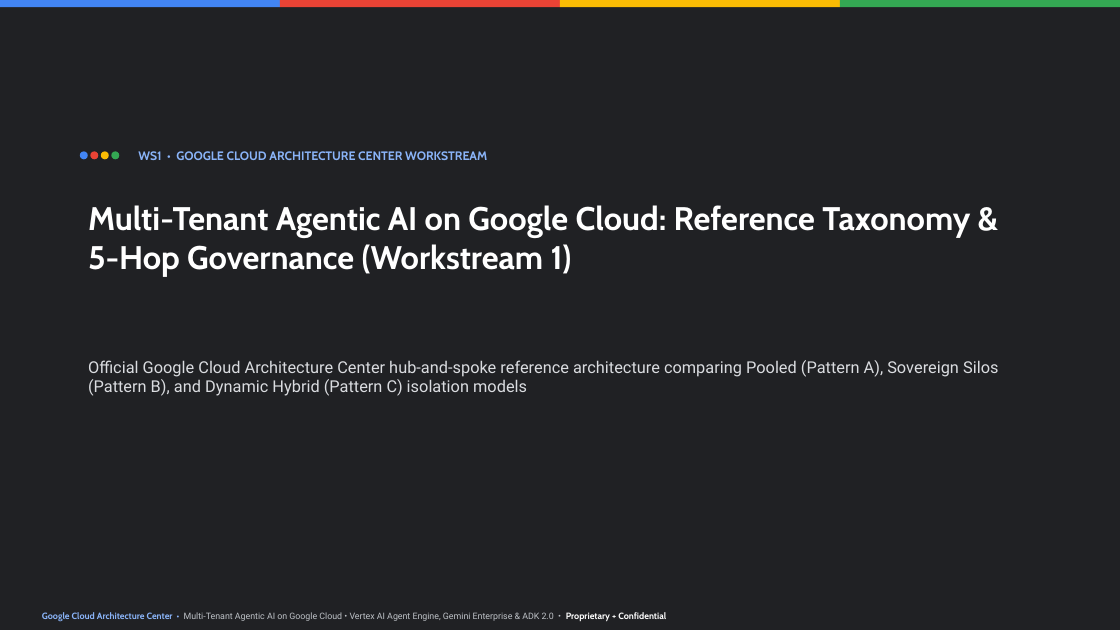
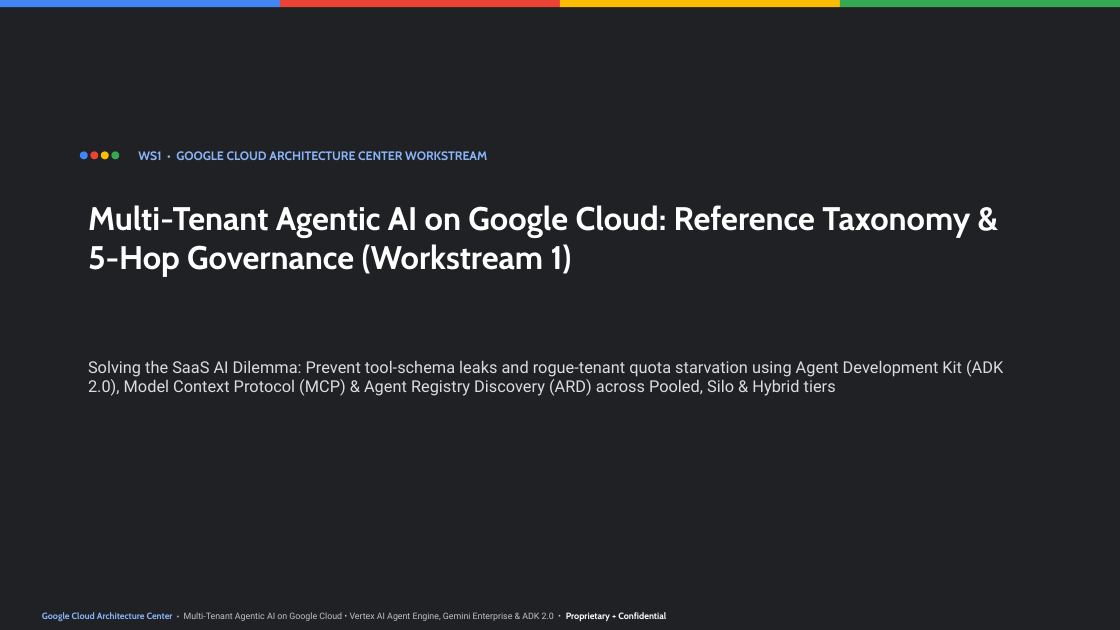
Before and after one commit to nitinaggarwal-12/blogs, a slide deck: slide 3 of slides/doc-mt-06-editable-slides.pptx. Drawn at 1120x630 pixels with LibreOffice and Linux fonts; fonts in the diff are those of the drawing. Boxes give left, top, right and bottom in pixels: in the first picture for what was removed or moved away, otherwise in the second. Text is boxed around its words. In the diff, an @@ line names an element or a change of style, - is before the commit and + after.

```diff
--- a/slides/doc-mt-06-editable-slides.pptx
+++ b/slides/doc-mt-06-editable-slides.pptx
@@ text at (88, 360, 1003, 396): text changed @@
-Official Google Cloud Architecture Center hub-and-spoke reference architecture comparing Pooled (Pattern A), Sovereign Silos (Pattern B), and Dynamic Hybrid (Pattern C) isolation models
+Solving the SaaS AI Dilemma: Prevent tool-schema leaks and rogue-tenant quota starvation using Agent Development Kit (ADK 2.0), Model Context Protocol (MCP) & Agent Registry Discovery (ARD) across Pooled, Silo & Hybrid tiers
```
Also in this commit, not shown: 9 other slides changed, 34 other files.
